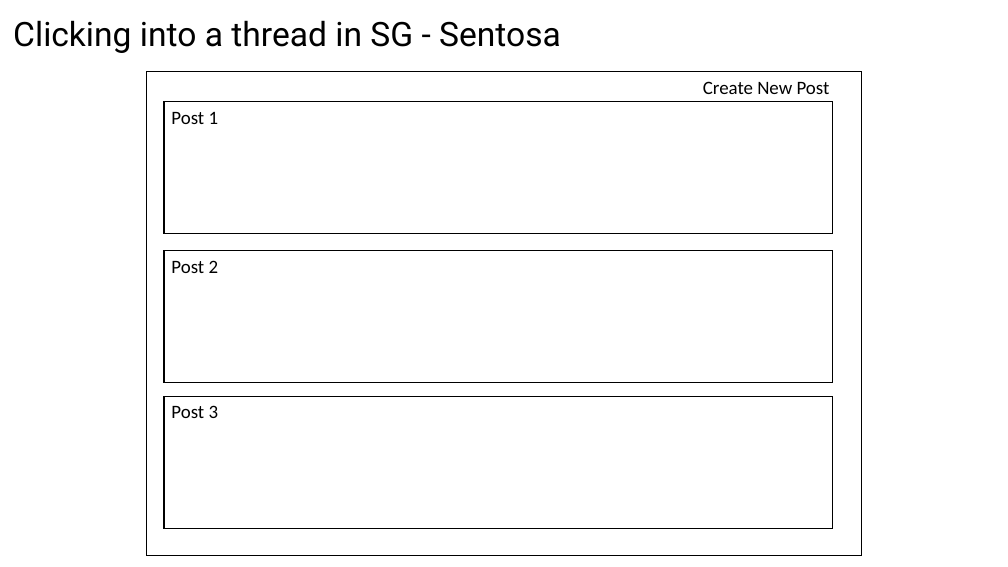
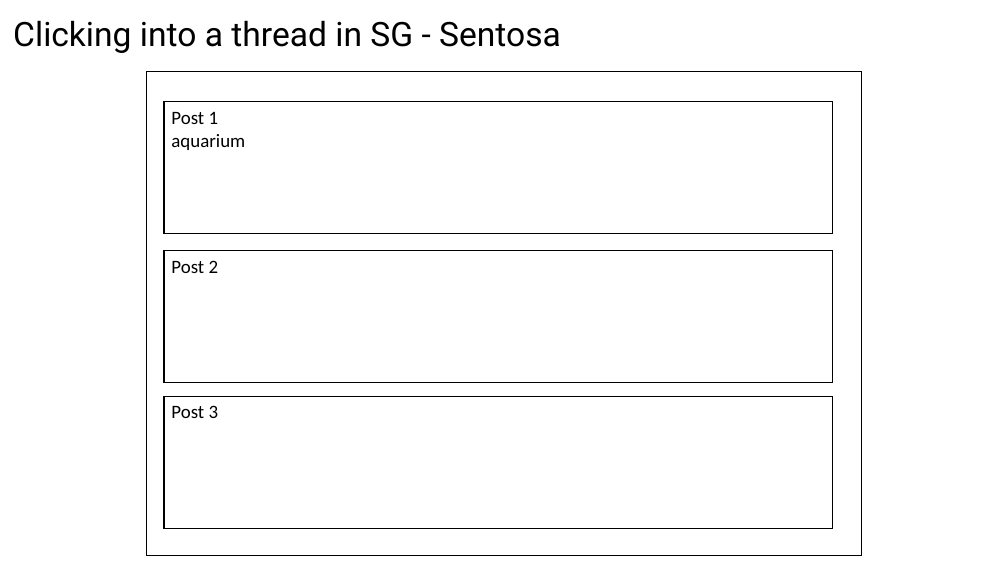
Before and after one commit to SherwinKhoo/travel-go-where, a slide deck: slide 10 of Project-3.pptx (slide 8 before the commit). Drawn at 1008x567 pixels with LibreOffice and Linux fonts; fonts in the diff are those of the drawing. Boxes give left, top, right and bottom in pixels: in the first picture for what was removed or moved away, otherwise in the second. Text is boxed around its words. In the diff, an @@ line names an element or a change of style, - is before the commit and + after.

```diff
--- a/Project-3.pptx
+++ b/Project-3.pptx
@@ text removed at [703, 81, 830, 94] @@
-Create New Post
@@ text in rectangle at [171, 134, 245, 150]: paragraph added @@
+aquarium
```
Also in this commit, not shown: 8 other slides changed, 1 slide added, 5 slides removed.
